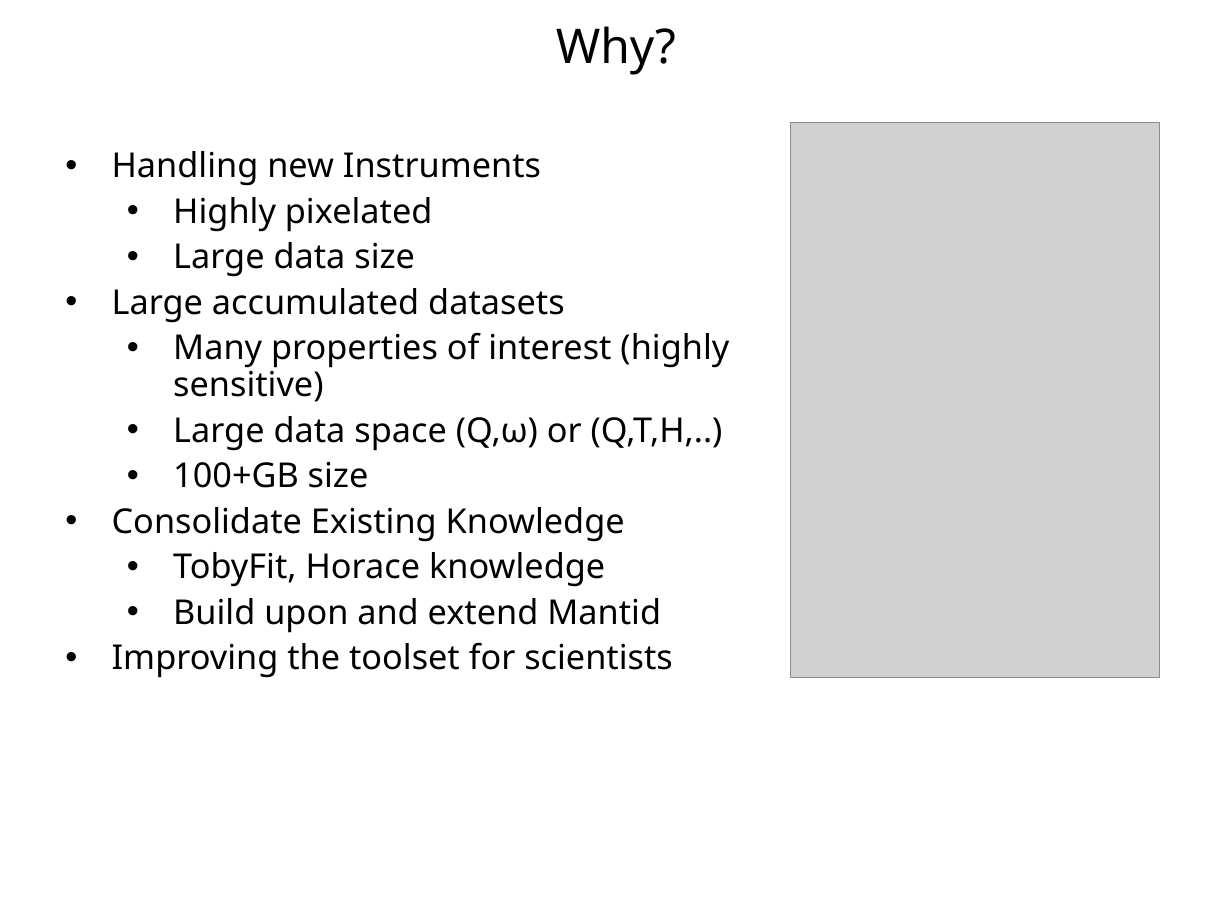
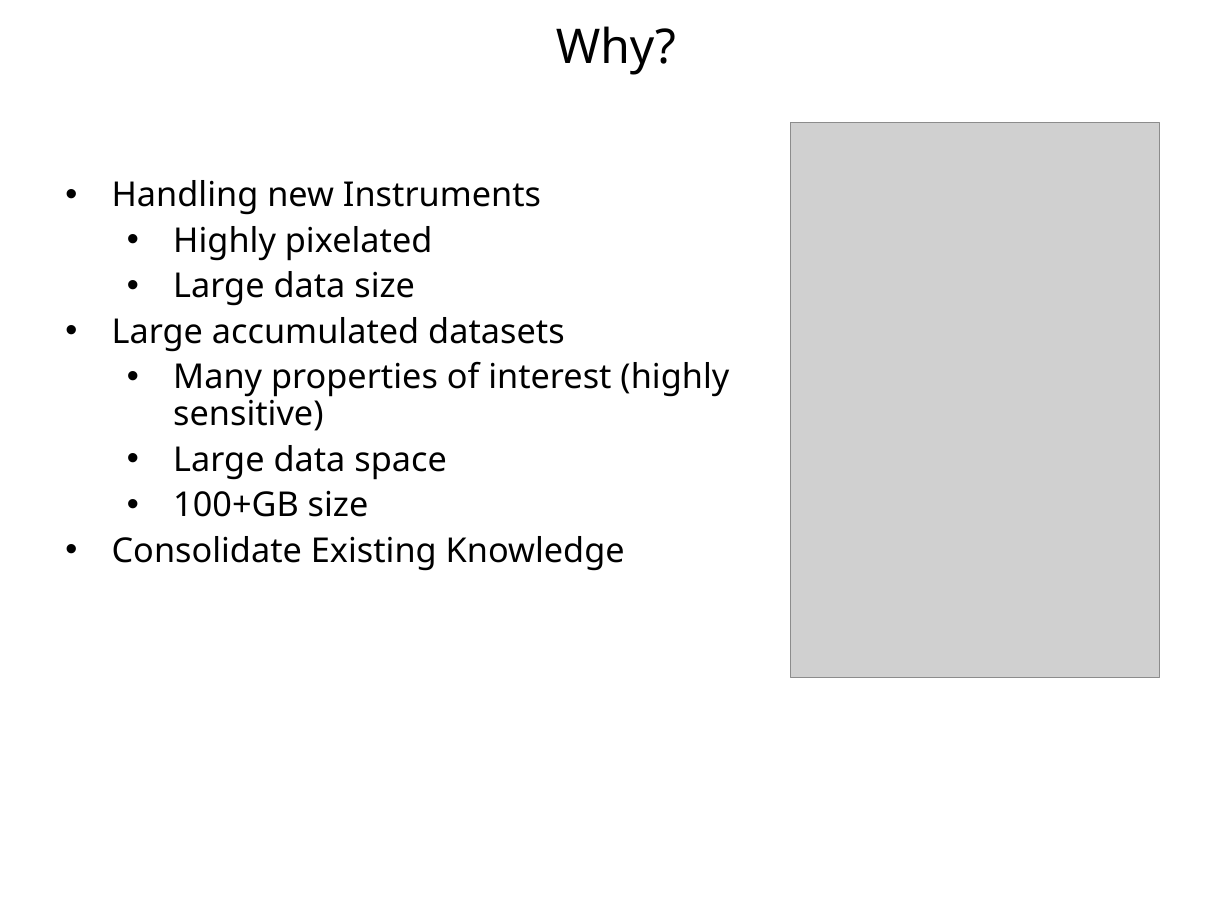
Before and after one commit to mantidproject/documents, a slide deck: slide 4 of Presentations/NOBUGS 2010/VATES NOBUGS 2010.ppt. Drawn at 1232x924 pixels with LibreOffice and Linux fonts; fonts in the diff are those of the drawing; grey boxes stand for pictures; background and template pictures are left out. Boxes give left, top, right and bottom in pixels: in the first picture for what was removed or moved away, otherwise in the second. Text is boxed around its words. In the diff, an @@ line names an element or a change of style, - is before the commit and + after.

```diff
--- a/Presentations/NOBUGS 2010/VATES NOBUGS 2010.ppt
+++ b/Presentations/NOBUGS 2010/VATES NOBUGS 2010.ppt
@@ text "Handling new Instruments": place and size @@
-text "Handling new Instruments" at (112,151,729,678)
+text "Handling new Instruments" at (112,180,729,571)
@@ text at (173,445,446,480): text changed @@
-  • Large data space (Q,ω) or (Q,T,H,..)
+  • Large data space
@@ text at (112,552,673,678): paragraphs removed @@
-  • TobyFit, Horace knowledge
-  • Build upon and extend Mantid
-• Improving the toolset for scientists
```
Also in this commit, not shown: 3 other slides changed, 1 slide added, 1 slide removed, 1 other file.
